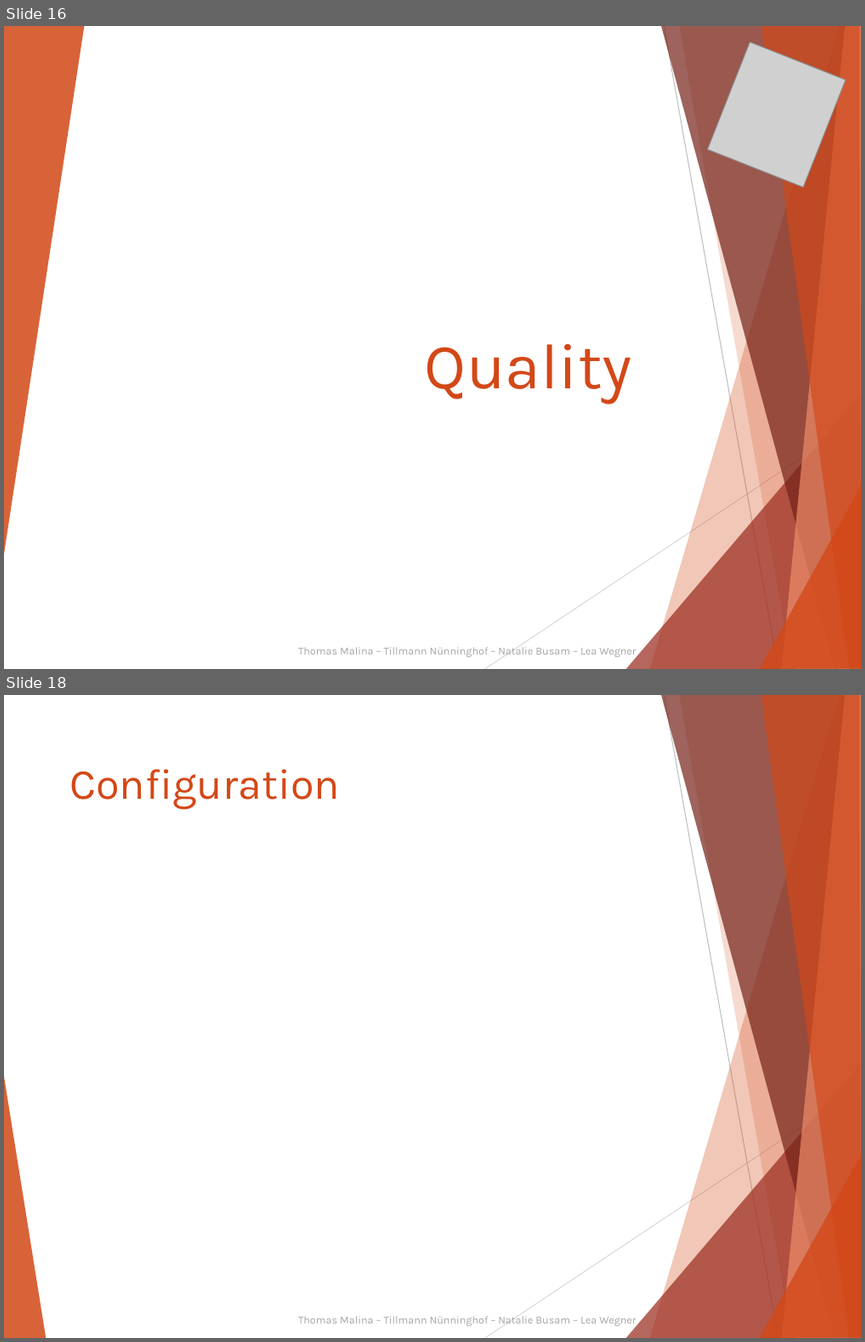
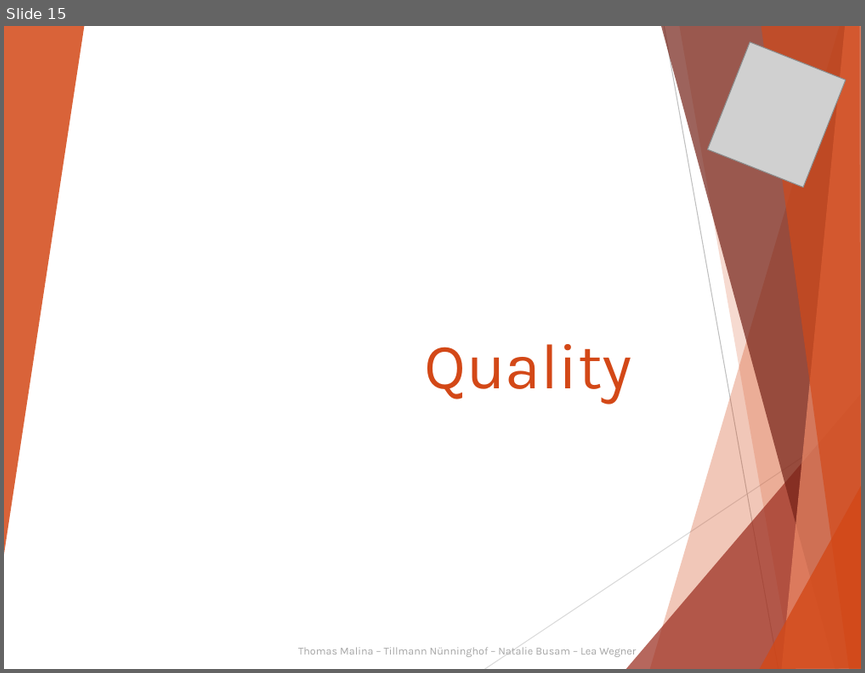
Before and after one commit to Kalkihe/Deminder, a slide deck: Documentation/Exam/Deminder.pptx. Shown one above the other, each under a label of ours: slides 16 and 18 before the commit, slide 15 after it; the slides between them are not shown. The pictures are 865x1342 and 865x673 pixels, drawn with LibreOffice and Linux fonts; fonts in the diff are those of the drawing; grey boxes stand for pictures. Boxes give left, top, right and bottom in pixels: in the first picture for what was removed or moved away, otherwise in the second. Text is boxed around its words. In the diff, an @@ line names an element or a change of style, - is before the commit and + after.

```diff
--- a/Documentation/Exam/Deminder.pptx
+++ b/Documentation/Exam/Deminder.pptx
@@ slide 18 removed at (4, 695, 861, 1338), background #FFFFFF; not listed: 9 template elements that a slide beside it also shows @@
@@ title removed at (69, 769, 340, 810) @@
-Configuration
@@ freeform shape removed at (4, 1072, 46, 1338) @@
@@ text removed at (298, 1315, 636, 1326) @@
-Thomas Malina – Tillmann Nünninghof – Natalie Busam – Lea Wegner
@@ what was slide 16 is now slide 15 @@
```
Also in this commit, not shown: 10 slides changed.
